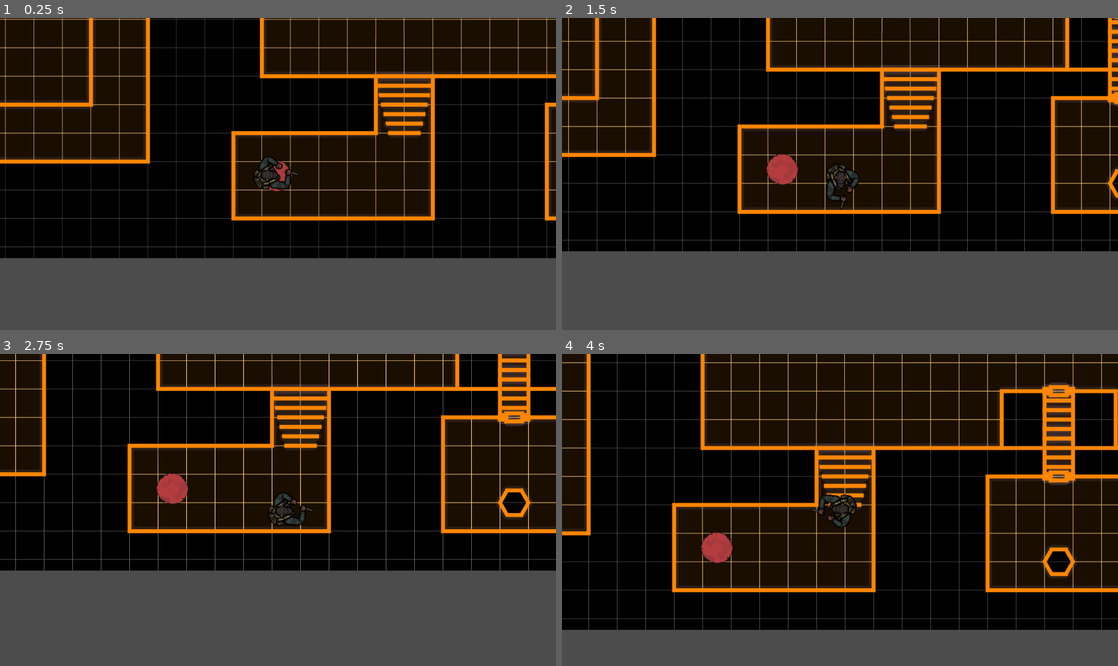
Above: before the commit, frames 1-4 (two rows, left to right).
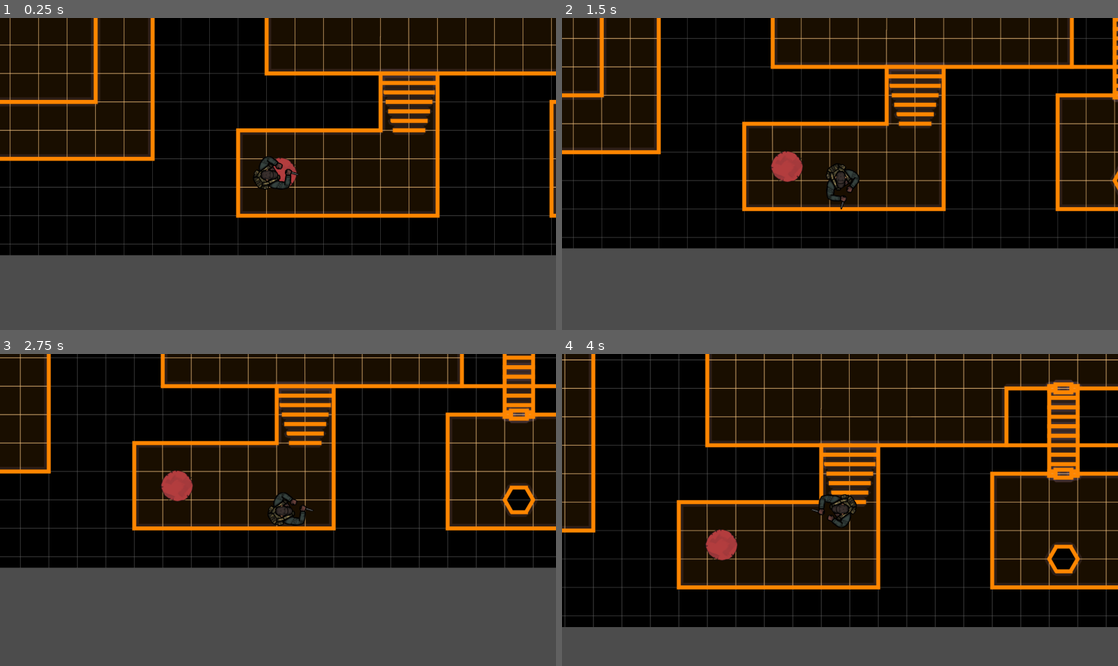
Above: after the commit, the same moments.

Repository: team8-gj001/GameJam001
Game: Godot game, scene res://scenes/main_level/main_level.tscn
Two runs of this game, one before a commit and one after it. Both use one fixed random seed, a clock stepped at 60 frames per second and the inputs below. This scene is started directly instead of the project's main scene.
Inputs:
- Up to frame 1 (0.25 s): no input
- Up to frame 2 (1.5 s): tap Enter at 0.5 s; hold D (move_right) 0.53-1.28 s; hold S (move_down) from 1.28 s (still down)
- Up to frame 3 (2.75 s): release S (move_down) at 2.03 s; hold D (move_right) from 2.03 s (still down)
- Up to frame 4 (4 s): release D (move_right) at 2.78 s; hold W (move_up) 2.78-3.53 s; hold A (move_left) from 3.53 s (still down)

The runs differ from the first frame. In frame 1, 17% of the frame differs, in the area x 0-100%, y 0-78%; in frame 2, 17%; in frame 3, 17%; in frame 4, 21%, in the area x 0-100%, y 0-89%.

Commit message:
testing first placed collision

Diff:
--- a/scenes/main_level/main_level.tscn
+++ b/scenes/main_level/main_level.tscn
@@ -247,10 +247,13 @@
 [sub_resource type="RectangleShape2D" id=72]
 extents = Vector2( 419.041, 72.8125 )
 
+[sub_resource type="RectangleShape2D" id=73]
+extents = Vector2( 75.2051, 916.39 )
+
 [node name="Main Level" type="Node2D"]
 
 [node name="Map man" type="Sprite" parent="."]
-position = Vector2( 1672, -3056 )
+position = Vector2( 1683.5, -3062.84 )
 texture = ExtResource( 2 )
 
 [node name="Player" parent="." instance=ExtResource( 1 )]
@@ -1025,3 +1028,10 @@
 [node name="CollisionShape2D" type="CollisionShape2D" parent="Node/StaticBody2D111"]
 position = Vector2( 3518.1, -1123.66 )
 shape = SubResource( 72 )
+
+[node name="StaticBody2D112" type="StaticBody2D" parent="Node"]
+position = Vector2( -2955.13, -1914.18 )
+
+[node name="CollisionShape2D" type="CollisionShape2D" parent="Node/StaticBody2D112"]
+position = Vector2( -14.3328, -525.338 )
+shape = SubResource( 73 )
Not shown: 1 places in scenes/main_level/main_level.tscn that only renumber resources
